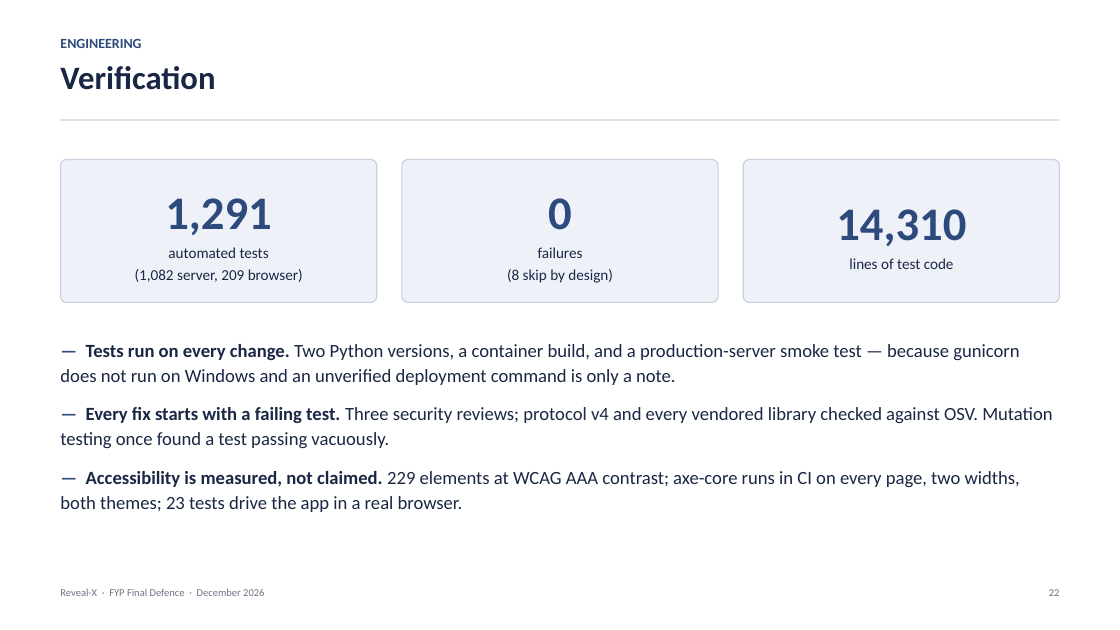
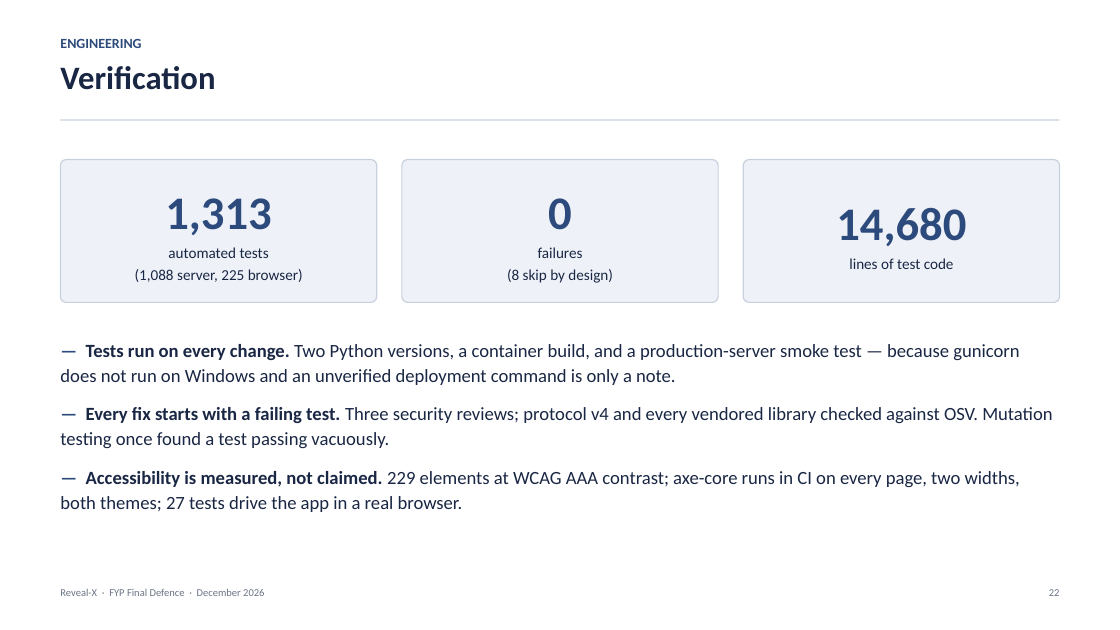
Before and after one commit to 1337PAIN/Reveal-X-chat, a slide deck: slide 22 of Reveal-X_FYP_Presentation.pptx. Drawn at 1120x630 pixels with LibreOffice and Linux fonts; fonts in the diff are those of the drawing. Boxes give left, top, right and bottom in pixels: in the first picture for what was removed or moved away, otherwise in the second. Text is boxed around its words. In the diff, an @@ line names an element or a change of style, - is before the commit and + after.

Commit message:
Bring the FYP report and deck counts up to the voice redesign
Regenerated: 1,088 server, 225 browser and 27 end-to-end tests, suite
runtime and lines of code.

```diff
--- a/Reveal-X_FYP_Presentation.pptx
+++ b/Reveal-X_FYP_Presentation.pptx
@@ text in rounded rectangle at box(135, 198, 303, 282): text changed @@
-1,291
-automated tests
-(1,082 server, 209 browser)
+1,313
+automated tests
+(1,088 server, 225 browser)
@@ text in rounded rectangle at box(836, 208, 966, 246): text changed @@
-14,310
+14,680
@@ text at box(60, 471, 1020, 512): text changed @@
-— Accessibility is measured, not claimed. 229 elements at WCAG AAA contrast; axe-core runs in CI on every page, two widths, both themes; 23 tests drive the app in a real browser.
+— Accessibility is measured, not claimed. 229 elements at WCAG AAA contrast; axe-core runs in CI on every page, two widths, both themes; 27 tests drive the app in a real browser.
```
Also in this commit, not shown: 1 other slide changed, 3 other files.
